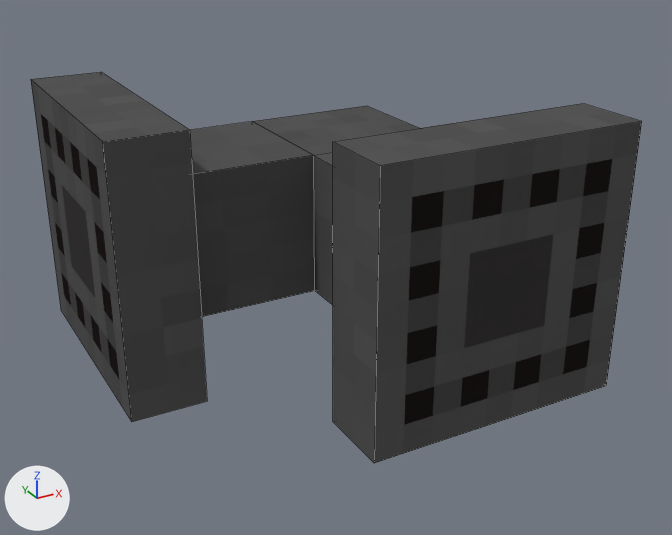
Two versions of the Blender file resources/assets/taam/models/block/pipes.blend, one commit apart.
Rendered twice from a 50 mm camera at (-0.317, -1.961, 1.079) aimed at (0.487, -0.5, 0.348). Arrows for +X, +Y and +Z are at lower left; the lights stay in place. Mesh edges are drawn as thin lines.

Names of what the first picture shows: 'Center', 'FlangeMX', 'FlangeMY'.
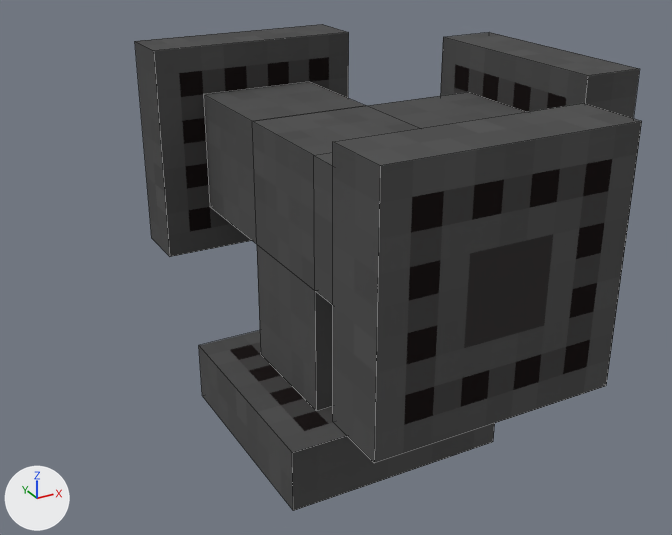
What differs and where, as boxes [x1, y1, x2, y2] in the pictures (672 x 535 px):
'FlangeMX', hidden: before [31, 72, 315, 422]
'FlangePY', shown: after [135, 24, 366, 257]
'FlangeMZ', shown: after [199, 245, 495, 511]
'FlangePX', shown: after [368, 32, 640, 128]

The change, as a diff of the scene's bpy script:
```diff
--- a/resources/assets/taam/models/block/pipes.blend.py
+++ b/resources/assets/taam/models/block/pipes.blend.py
@@ img_conveyor_png @@
-img_conveyor_png = load_image('conveyor.png', '../../textures/blocks/conveyor.png', 256, 256, 'sRGB')
+img_conveyor_png = load_image('conveyor.png.001', '../../textures/blocks/conveyor.png', 256, 256, 'sRGB')
@@ mat_conveyor @@
 _N = mat_conveyor.node_tree.nodes; _L = mat_conveyor.node_tree.links
-n0 = _N.new('ShaderNodeOutputMaterial'); n0.name = 'Material Output'
-n1 = _N.new('ShaderNodeBsdfDiffuse'); n1.name = 'Diffuse BSDF'
 n2 = _N.new('ShaderNodeTexImage'); n2.name = 'Image Texture'
@@ mat_conveyor @@
 n2.interpolation = 'Closest'
-n3 = _N.new('ShaderNodeNewGeometry'); n3.name = 'Geometry'
-_L.new(n1.outputs[0], n0.inputs[0])  # 'BSDF' to 'Surface'
+n1 = _N.new('ShaderNodeBsdfDiffuse'); n1.name = 'Diffuse BSDF'
+n4 = _N.new('ShaderNodeMixShader'); n4.name = 'Mix Shader'
+n0 = _N.new('ShaderNodeOutputMaterial'); n0.name = 'Material Output'
+n5 = _N.new('ShaderNodeBsdfTransparent'); n5.name = 'Transparent BSDF'
 _L.new(n2.outputs[0], n1.inputs[0])  # 'Color' to 'Color'
-_L.new(n3.outputs[1], n1.inputs[2])  # 'Normal' to 'Normal'
+_L.new(n2.outputs[1], n4.inputs[0])  # 'Alpha' to 'Factor'
+_L.new(n5.outputs[0], n4.inputs[1])  # 'BSDF' to 'Shader'
+_L.new(n1.outputs[0], n4.inputs[2])  # 'BSDF' to 'Shader'
+_L.new(n4.outputs[0], n0.inputs[0])  # 'Shader' to 'Surface'
@@ ob_flangemz @@
 ob_flangemz.rotation_euler = (-4.712, 0.0, 4.712)  # degrees (-270, 0, 270)
-ob_flangemz.hide_viewport = True
@@ ob_flangemx @@
 ob_flangemx.rotation_euler = (0.0, 0.0, 4.712)  # degrees (0, 0, 270)
+ob_flangemx.hide_viewport = True
@@ ob_flangepy @@
 ob_flangepy.rotation_euler = (0.0, 0.0, 3.142)  # degrees (0, 0, 180)
-ob_flangepy.hide_viewport = True
@@ ob_flangepx @@
 ob_flangepx.rotation_euler = (0.0, 0.0, 1.571)  # degrees (0, 0, 90)
-ob_flangepx.hide_viewport = True
```
